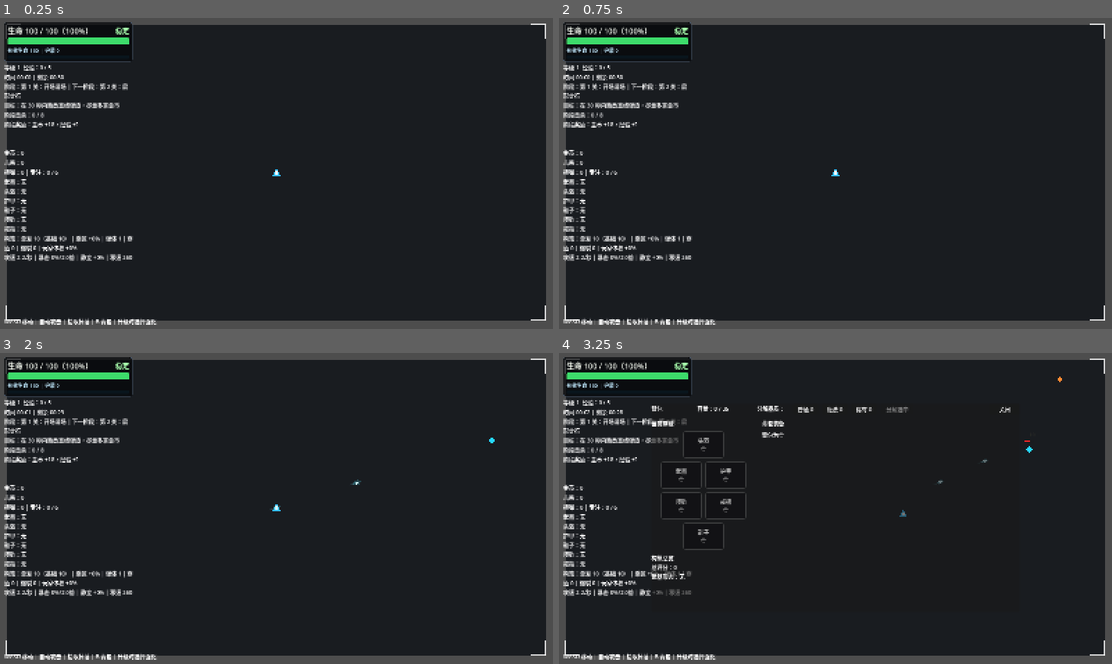
Above: before the commit, frames 1-4 (two rows, left to right).
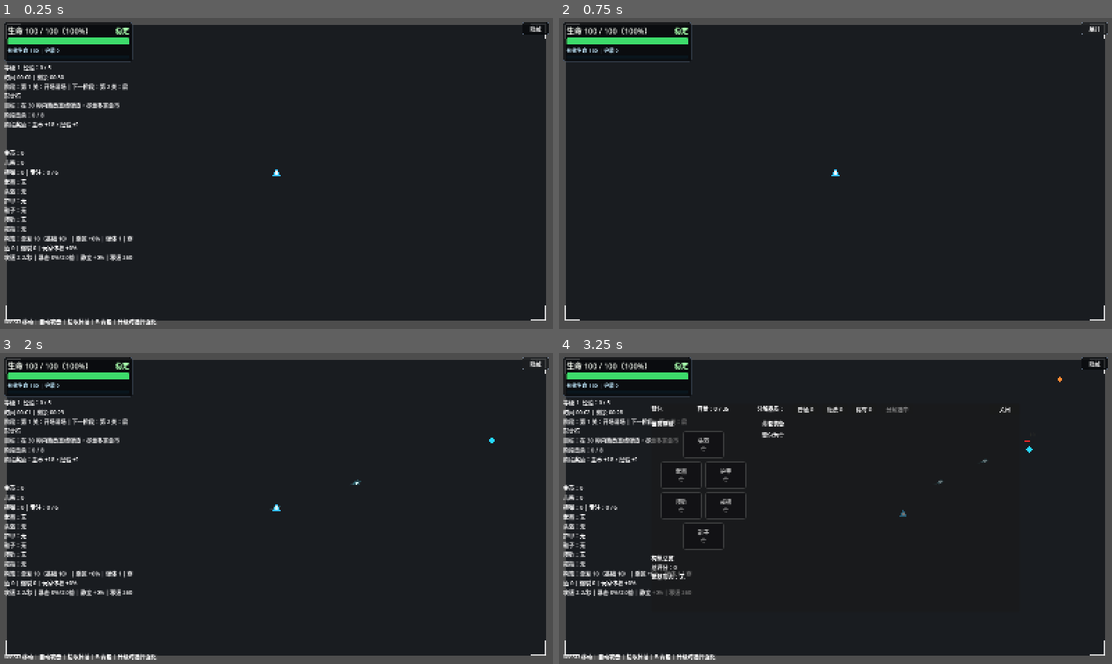
Above: after the commit, the same moments.

Repository: airisuzuki123/RogueLootPrototype
Game: Godot game, scene res://scenes/main.tscn
Two runs of this game, one before a commit and one after it. Both use one fixed random seed, a clock stepped at 60 frames per second and the inputs below.
Inputs (mouse positions are in pixels of both pictures, inside the frame that each line leads up to):
- Up to frame 1 (0.25 s): no input
- Up to frame 2 (0.75 s): click (1095, 27) at 0.5 s, where only the run after the commit has a clickable "隐藏"
- Up to frame 3 (2 s): click (536, 362) at 1.25 s, where only the run after the commit has a clickable "展开"
- Up to frame 4 (3.25 s): tap Enter at 2, 2.1 s; move the mouse to (957, 492) at 2.02 s; hold D (move_right) 2.03-2.78 s; click (957, 492) at 2.17 s; move the mouse to (724, 524) at 2.77 s; hold S (move_down) from 2.78 s (still down); tap B at 2.85 s

The runs differ from the first frame. In frame 1, 0.1% of the frame differs, in the area x 94-100%, y 1-6%; in frame 2, 2.8%, in the area x 0-100%, y 1-99%; in frame 3, 0.1%; in frame 4, 0.1%.

Commit message:
增加HUD简洁模式按钮

Diff:
--- a/scripts/ui/hud.gd
+++ b/scripts/ui/hud.gd
@@ -20,6 +20,9 @@
 var loot_message_label: Label
 var hint_label: Label
 var milestone_label: Label
+var hud_toggle_button: Button
+var is_compact_hud: bool = false
+var compact_hidden_nodes: Array[Control] = []
 var equipment_choice_panel: PanelContainer
 var current_weapon_label: Label
 var candidate_weapon_label: Label
@@ -130,6 +133,22 @@
 	hint_label.position = Vector2(16, 690)
 	root.add_child(hint_label)
 
+	compact_hidden_nodes = [
+		experience_label,
+		run_phase_label,
+		phase_objective_label,
+		encounter_label,
+		stage_event_label,
+		gold_label,
+		kills_label,
+		graze_label,
+		equipment_label,
+		build_summary_label,
+		loot_message_label,
+		hint_label
+	]
+	_build_hud_toggle_button(root)
+
 	_build_inventory_panel(root)
 
 	equipment_choice_panel = PanelContainer.new()
@@ -276,6 +295,16 @@
 	milestone_label.add_theme_color_override("font_outline_color", Color(0.05, 0.04, 0.02, 0.95))
 	milestone_label.add_theme_constant_override("outline_size", 5)
 	root.add_child(milestone_label)
+
+func _build_hud_toggle_button(root: Control) -> void:
+	hud_toggle_button = Button.new()
+	hud_toggle_button.text = "隐藏"
+	hud_toggle_button.tooltip_text = "隐藏非关键 HUD 信息"
+	hud_toggle_button.custom_minimum_size = Vector2(76, 32)
+	hud_toggle_button.z_index = 20
+	hud_toggle_button.pressed.connect(_on_hud_toggle_pressed)
+	_apply_icon_button_style(hud_toggle_button, Color(0.34, 0.40, 0.48, 0.92), Color(0.03, 0.04, 0.05, 0.82), 1)
+	root.add_child(hud_toggle_button)
 
 func _build_vital_status_panel(parent: Control) -> void:
 	var panel := PanelContainer.new()
@@ -389,6 +418,8 @@
 	var viewport_size := get_viewport().get_visible_rect().size
 	if hint_label != null:
 		hint_label.position = Vector2(16.0, maxf(16.0, viewport_size.y - 34.0))
+	if hud_toggle_button != null:
+		hud_toggle_button.position = Vector2(maxf(16.0, viewport_size.x - 92.0), 16.0)
 	if shop_panel != null:
 		_center_control(shop_panel, Vector2(980.0, 640.0), viewport_size, 0.52)
 	if upgrade_panel != null:
@@ -437,6 +468,18 @@
 			detail_modal_overlay.visible = false
 		else:
 			GameManager.set_inventory_open(false)
+
+func _on_hud_toggle_pressed() -> void:
+	_set_compact_hud(not is_compact_hud)
+
+func _set_compact_hud(enabled: bool) -> void:
+	is_compact_hud = enabled
+	for node in compact_hidden_nodes:
+		if node != null:
+			node.visible = not is_compact_hud
+	if hud_toggle_button != null:
+		hud_toggle_button.text = "展开" if is_compact_hud else "隐藏"
+		hud_toggle_button.tooltip_text = "显示 HUD 信息" if is_compact_hud else "隐藏非关键 HUD 信息"
 
 func _on_gold_changed(total: int) -> void:
 	gold_label.text = "金币：%d" % total
